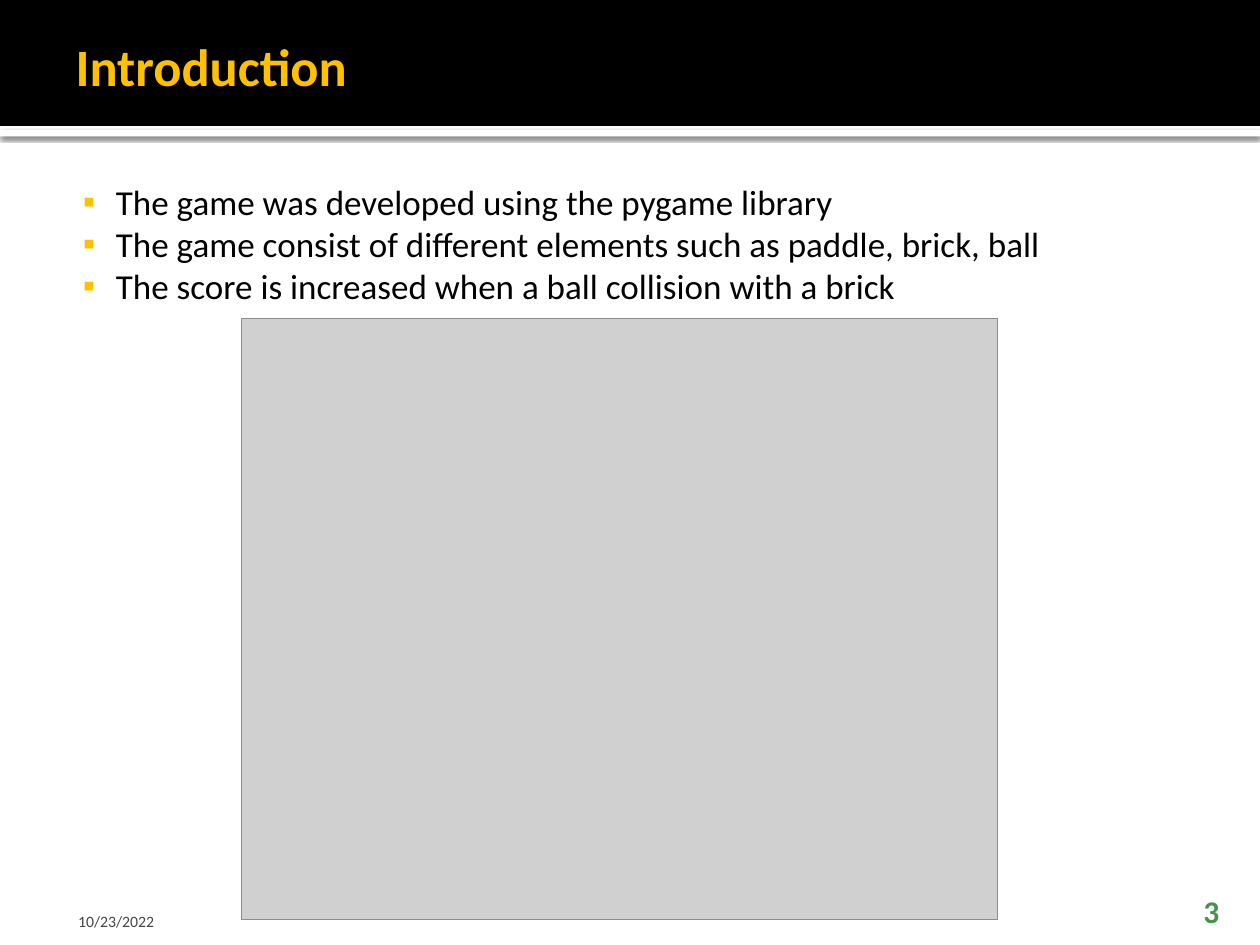
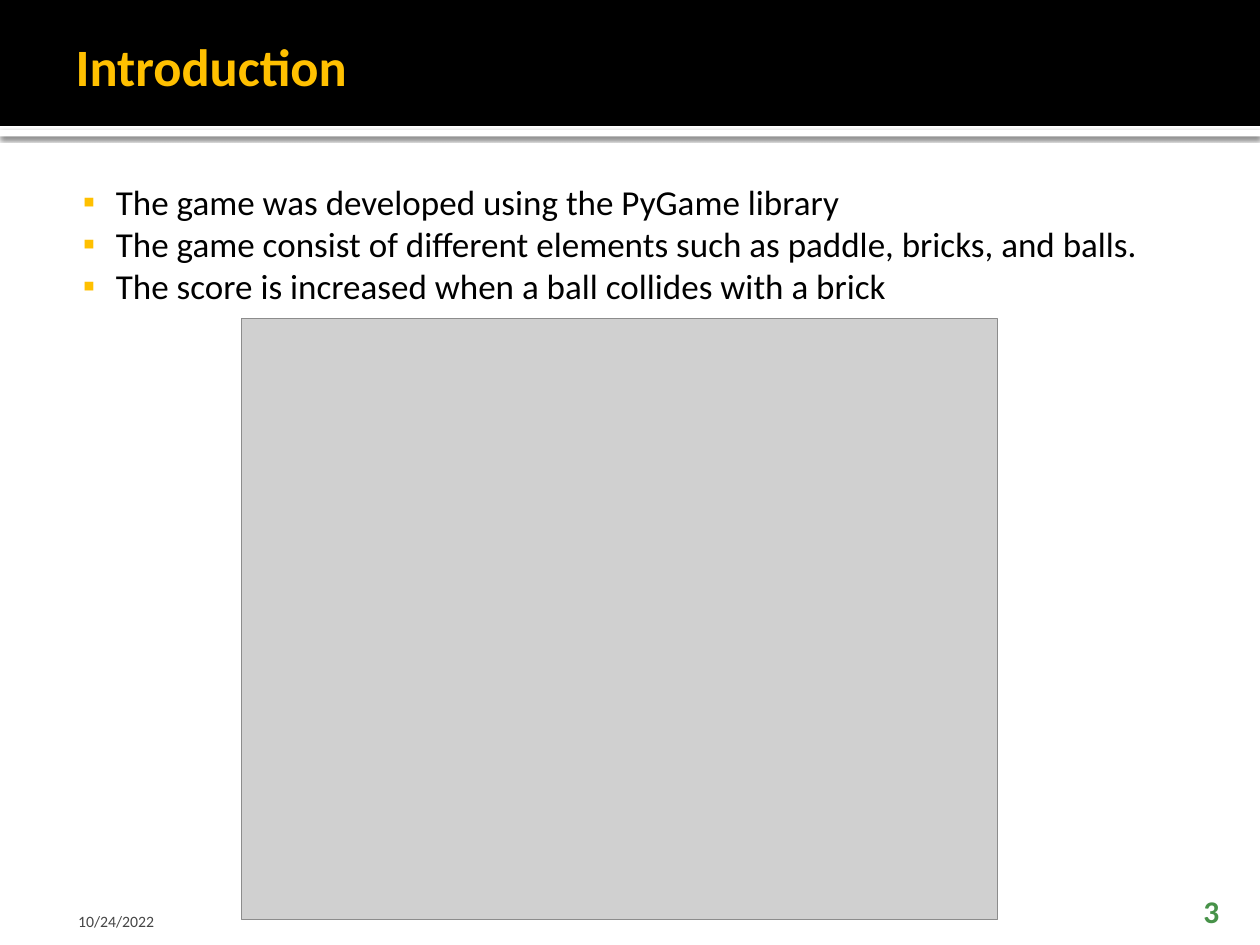
Before and after one commit to FaisalAhmedBijoy/Shooter-Aircraft-Game-using-PyGame-Library, a slide deck: slide 3 of docs/Shooting_aircraft_breakout_pygame.pptx. Drawn at 1260x945 pixels with LibreOffice and Linux fonts; fonts in the diff are those of the drawing; grey boxes stand for pictures. Boxes give left, top, right and bottom in pixels: in the first picture for what was removed or moved away, otherwise in the second. Text is boxed around its words. In the diff, an @@ line names an element or a change of style, - is before the commit and + after.

```diff
--- a/docs/Shooting_aircraft_breakout_pygame.pptx
+++ b/docs/Shooting_aircraft_breakout_pygame.pptx
@@ text at (116, 190, 1137, 300): text changed @@
-▪ The game was developed using the pygame library
-▪ The game consist of different elements such as paddle, brick, ball
-▪ The score is increased when a ball collision with a brick
+▪ The game was developed using the PyGame library
+▪ The game consist of different elements such as paddle, bricks, and balls.
+▪ The score is increased when a ball collides with a brick
@@ text at (78, 916, 154, 928): text changed @@
-10/23/2022
+10/24/2022
```
Also in this commit, not shown: 9 other slides changed, 1 slide removed, 2 other files.
